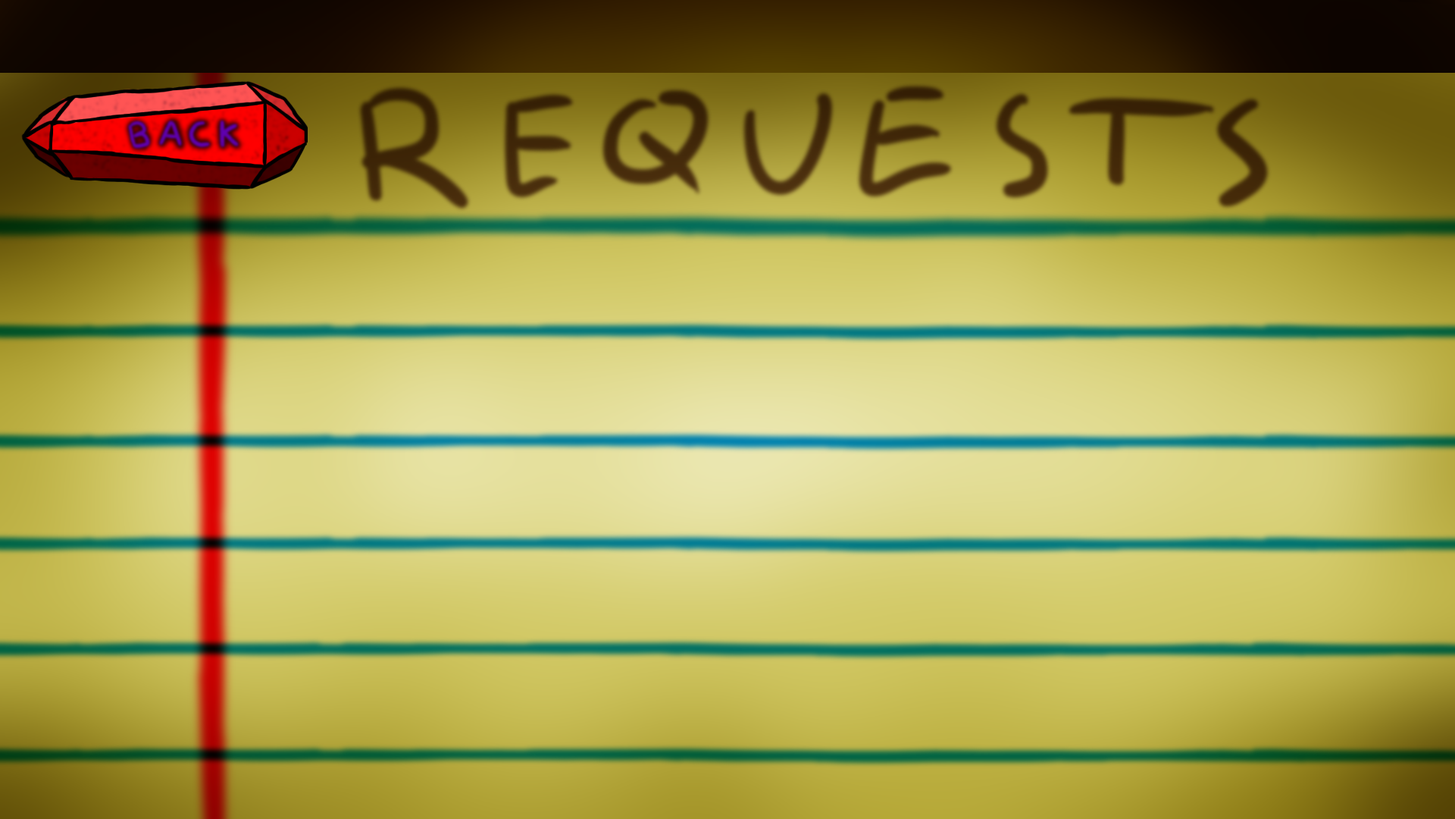
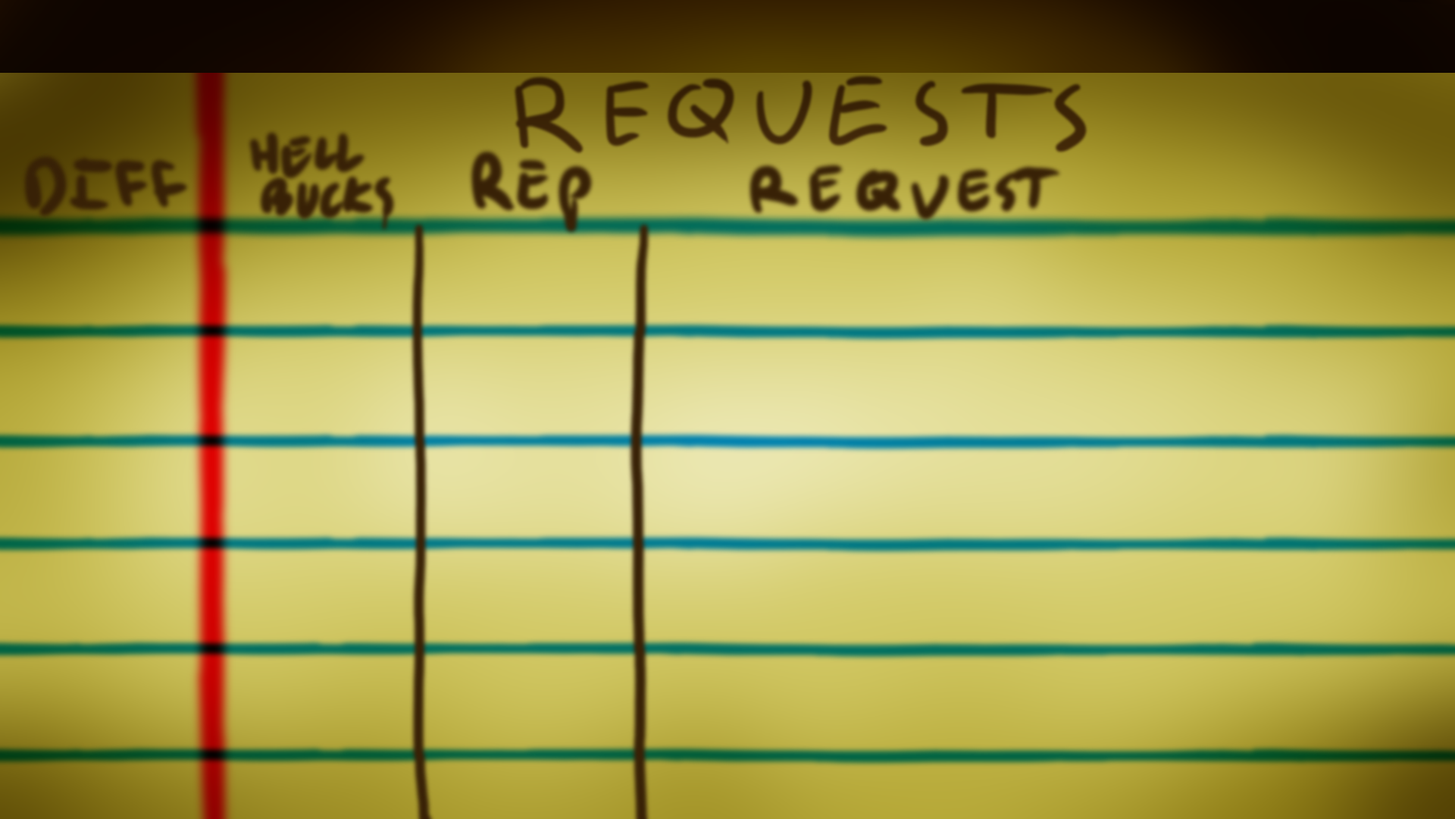
Comparing the layer stacks of the two 1455 x 819 images. Changes:
hid "Layer 3" over 21, 81, 308, 190
added layer "Layer 5" above "Layer 4" over 21, 127, 1065, 237
added layer "Layer 4" above "Shape 2" over 408, 219, 653, 819
painted on "Layer 2" over 355, 73, 1272, 213
